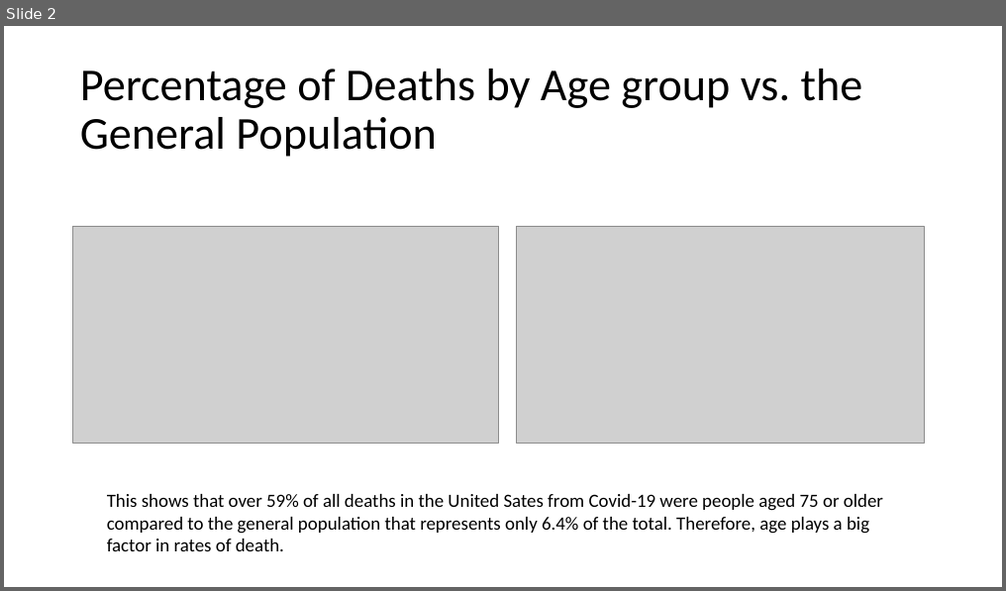
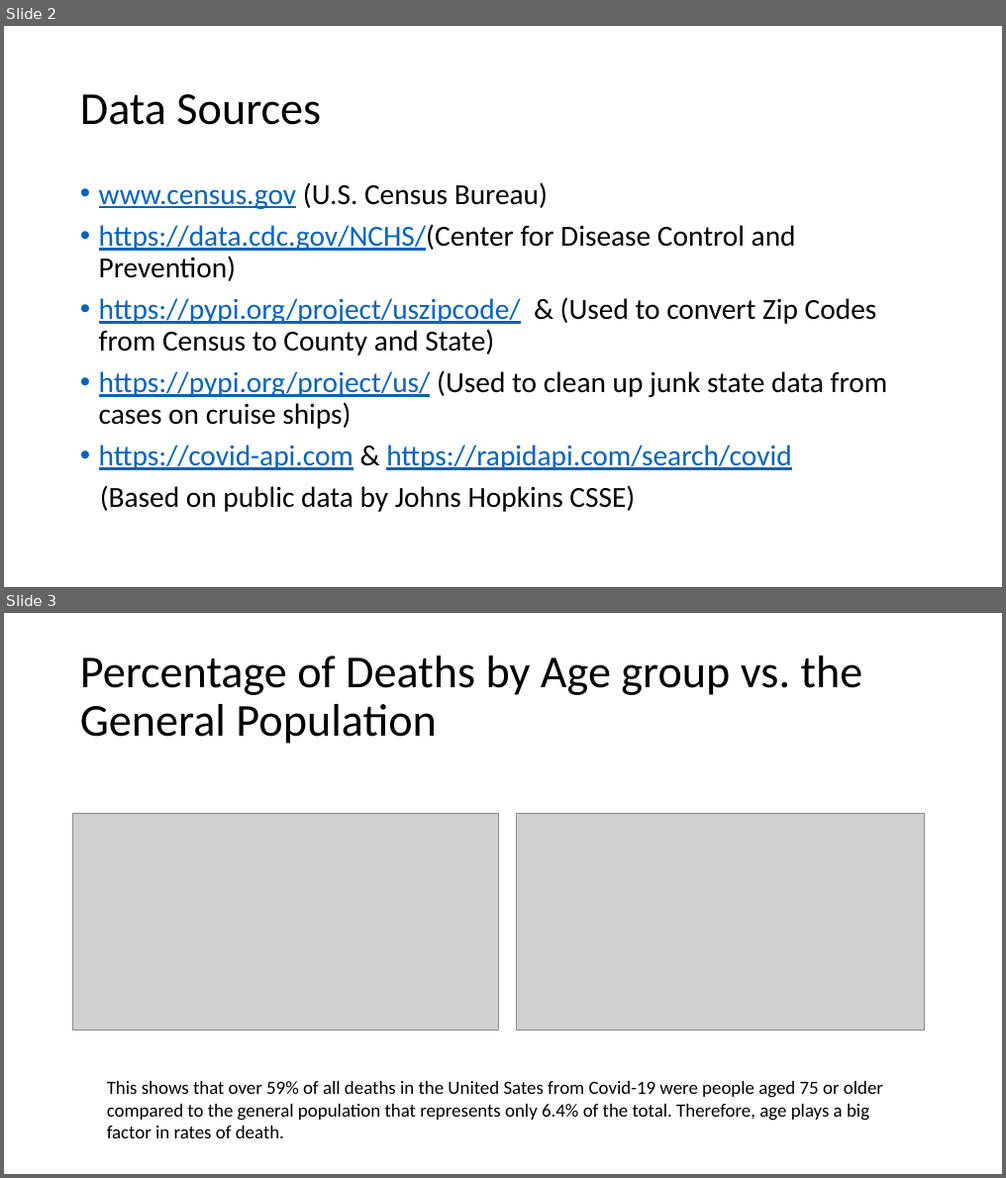
Before and after one commit to phantomsoul1/python-covid-challenge, a slide deck: JupyterNotebooks/Mike/Images/Deaths by Age Groups.pptx. Shown one above the other, each under a label of ours: slide 2 before the commit, slides 2 and 3 after it. The pictures are 1006x591 and 1006x1178 pixels, drawn with LibreOffice and Linux fonts; fonts in the diff are those of the drawing; grey boxes stand for pictures. Boxes give left, top, right and bottom in pixels: in the first picture for what was removed or moved away, otherwise in the second. Text is boxed around its words. In the diff, an @@ line names an element or a change of style, - is before the commit and + after.

Commit message:
Update Powerpoint

```diff
--- a/JupyterNotebooks/Mike/Images/Deaths by Age Groups.pptx
+++ b/JupyterNotebooks/Mike/Images/Deaths by Age Groups.pptx
@@ slide 2 added at bbox=[4, 26, 1002, 587], background #FFFFFF @@
@@ title added at bbox=[80, 94, 321, 125], 44 pt, text #000000 @@
+Data Sources
@@ text added at bbox=[99, 182, 888, 512], 28 pt, text #000000 @@
+• www.census.gov (U.S. Census Bureau)
+• https://data.cdc.gov/NCHS/(Center for Disease Control and Prevention)
+• https://pypi.org/project/uszipcode/ & (Used to convert Zip Codes from Census to County and State)
+• https://pypi.org/project/us/ (Used to clean up junk state data from cases on cruise ships)
+• https://covid-api.com & https://rapidapi.com/search/covid
+(Based on public data by Johns Hopkins CSSE)
@@ what was slide 2 is now slide 3 @@
```
